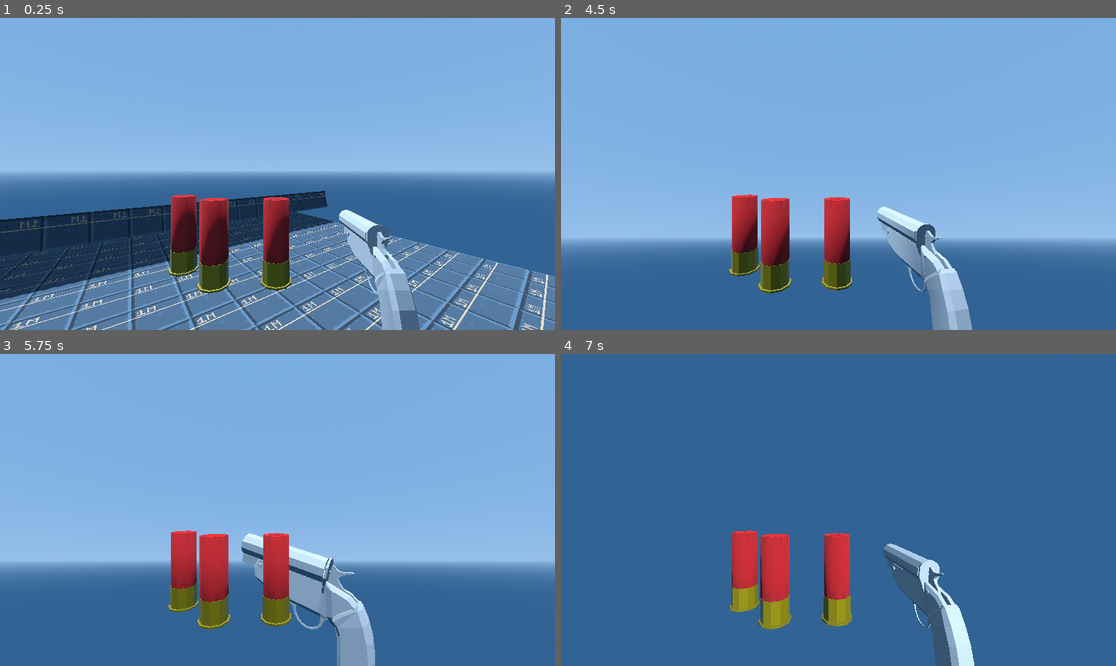
Above: before the commit, frames 1-4 (two rows, left to right).
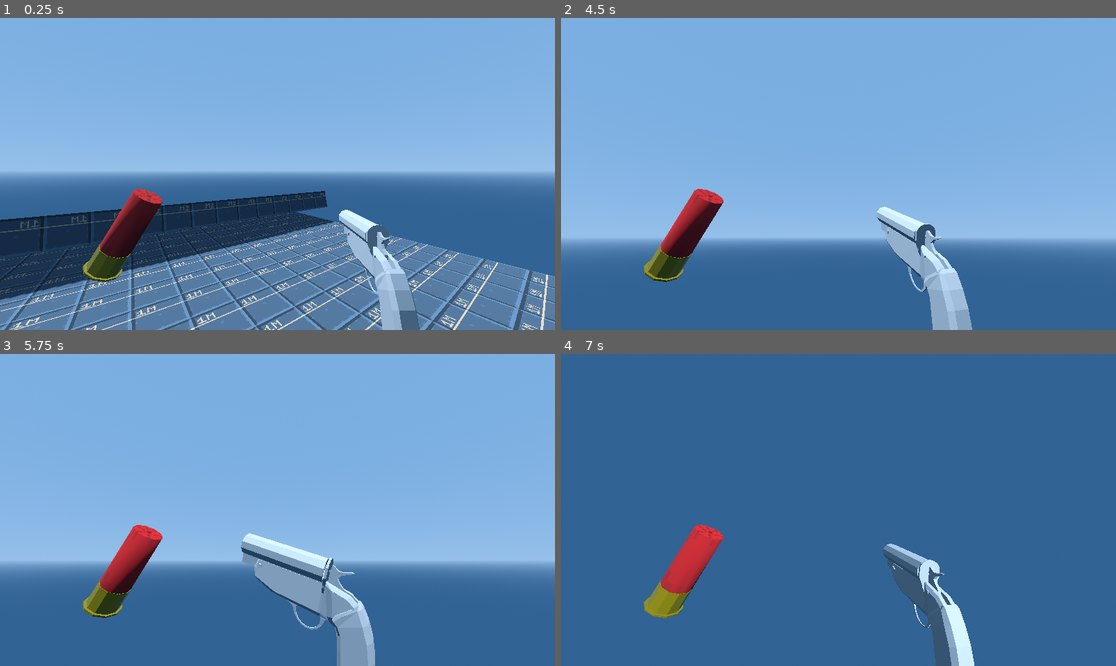
Above: after the commit, the same moments.

Repository: jashjhj/fp-shooter-game
Game: Godot game, scene res://maps/level_0.tscn
Same seed, same stepped clock (60 frames per second), same inputs: the game is played once before the commit and once after it.
Inputs (mouse positions are in pixels of both pictures, inside the frame that each line leads up to):
- Up to frame 1 (0.25 s): no input
- Up to frame 2 (4.5 s): tap Enter (ui_accept) at 0.5, 0.77, 1.52, 3.02, 3.77 s; move the mouse to (866, 174) at 0.52 s; hold W (move_forward) 0.53-1.28 s; hold Alt (inspect) 0.53-1.28 s; move the mouse to (727, 189) at 1.27 s; hold S (move_backward) 1.28-2.03 s; tap Alt (inspect) at 1.35, 2.3, 3.05, 3.8, 4.35 s; move the mouse to (849, 167) at 2.02 s; press the mouse at (849, 167) at 2.03 s; hold W (move_forward) from 2.03 s (still down); move the mouse to (832, 180) at 2.77 s; release the mouse at (832, 180) at 2.78 s; right-click (832, 180) at 2.85 s; move the mouse to (877, 177) at 3.52 s; hold Middle mouse button (look_during_inspect) 3.53-4.28 s; move the mouse to (794, 170) at 4.27 s
- Up to frame 3 (5.75 s): keep holding W (move_forward); tap Enter (ui_accept) at 4.52 s; move the mouse to (283, 510) at 5.02 s; hold Alt (inspect) from 5.03 s (still down)
- Up to frame 4 (7 s): move the mouse to (755, 432) at 5.77 s; release W (move_forward) at 5.78 s; release Alt (inspect) at 5.78 s; hold D (move_right) 5.78-6.53 s; click (755, 432) at 5.85 s; tap Enter (ui_accept) at 6.02, 6.77 s; tap Alt (inspect) at 6.05, 6.8 s; move the mouse to (866, 510) at 6.52 s; hold W (move_forward) from 6.53 s (still down); hold Right mouse button (interact_1) from 6.53 s (still down)

The runs differ from the first frame. In frame 1, 6.0% of the frame differs, in the area x 14-63%, y 54-89%; in frame 2, 6.9%, in the area x 14-70%, y 54-100%; in frame 3, 6.0%; in frame 4, 6.0%.

Commit message:
Added an insertable pouch to be used to get shells

Diff:
--- a/gameobjects/guns/instances/Flare_Gun/12ga_Shot.tscn
+++ b/gameobjects/guns/instances/Flare_Gun/12ga_Shot.tscn
@@ -56,7 +56,7 @@
 [node name="Model" type="Node3D" parent="."]
 
 [node name="MeshInstance3D" type="MeshInstance3D" parent="Model"]
-transform = Transform3D(1, 0, 0, 0, 1, 0, 0, 0, 1, 0, -0.028456, 0)
+transform = Transform3D(0.965926, 0, 0.258819, 0, 1, 0, -0.258819, 0, 0.965926, 0, -0.028456, 0)
 mesh = ExtResource("2_ibt1g")
 skeleton = NodePath("../..")
 surface_material_override/0 = SubResource("StandardMaterial3D_rcm1f")
--- a/gameobjects/guns/instances/Flare_Gun/Flare_Gun.tscn
+++ b/gameobjects/guns/instances/Flare_Gun/Flare_Gun.tscn
@@ -13,6 +13,7 @@
 [ext_resource type="PackedScene" uid="uid://biiynoqsxedi6" path="res://gameobjects/guns/instances/Flare_Gun/12ga_Shot.tscn" id="11_nq1xb"]
 [ext_resource type="Script" uid="uid://bra8dox2utiy" path="res://gameobjects/guns/parts/interactivity_code/action_nodes/toggle/Gun_Action_Insertable_Lock.gd" id="11_pfsts"]
 [ext_resource type="Script" uid="uid://yurqf46wbi6y" path="res://gameobjects/guns/parts/interactivity_code/action_nodes/toggle/Gun_Action_Chamber_is_pin_connected.gd" id="12_t570b"]
+[ext_resource type="Script" uid="uid://loortei0f5ym" path="res://gameobjects/guns/things/Insertable_Pouch.gd" id="13_f7qc2"]
 
 [sub_resource type="BoxShape3D" id="BoxShape3D_3caqd"]
 size = Vector3(0.00500488, 0.02, 0.0256873)
@@ -69,7 +70,7 @@
 skeleton = NodePath("../../..")
 
 [node name="Barrel" type="Node3D" parent="Model" node_paths=PackedStringArray("VISUAL_HAMMER", "TOGGLE_ACTIONS", "BEGIN_INTERACT_COLLIDER")]
-transform = Transform3D(1, 0, 0, 0, 1, 0, 0, 0, 1, 0, 0.0486204, -0.107582)
+transform = Transform3D(1, 0, 0, 0, 1, 0, 0, 0, 1, 0, 0.0486204, -0.107782)
 script = ExtResource("7_pfsts")
 VISUAL_HAMMER = NodePath("Moving_Parts")
 MIN_ANGLE = -0.523599
@@ -96,10 +97,10 @@
 shape = SubResource("BoxShape3D_h5mg1")
 
 [node name="Chamber" type="Node3D" parent="Model/Barrel/Moving_Parts" node_paths=PackedStringArray("FIRE_TRIGGER", "INSERTION_ENTRY_AREA", "IMPOSED_LIMITS_ROTATEABLES")]
-transform = Transform3D(1, -0.000632217, -0.000703904, 0.000631433, 0.999999, -0.00114288, 0.000704608, 0.00114245, 0.999999, 0, 0.0165175, 0.0667646)
+transform = Transform3D(1, -0.000632217, -0.000703904, 0.000631433, 0.999999, -0.00114288, 0.000704608, 0.00114245, 0.999999, 0, 0.0171388, 0.0667646)
 script = ExtResource("10_t570b")
 FIRE_TRIGGER = NodePath("Hammer_Hit")
-INSERTION_LENGTH = 0.057
+INSERTION_LENGTH = 0.0572
 INSERTION_ENTRY_AREA = NodePath("InsertionArea")
 IMPOSED_LIMITS_ROTATEABLES = [NodePath("../../Gun_Action_Rotateable_Impose_Limit")]
 WHEN_WITHIN_LIMITS = Array[Vector2]([Vector2(0, 0.056)])
@@ -135,11 +136,10 @@
 [node name="Inspect_Pos" type="Node3D" parent="."]
 transform = Transform3D(0.433042, 0.206576, 0.877382, -0.040178, 0.97684, -0.210162, -0.900477, 0.0557577, 0.431313, -0.0314448, 0, -0.0100336)
 
-[node name="12Ga_Shot" parent="." instance=ExtResource("11_nq1xb")]
-transform = Transform3D(1, 0, 0, 0, 1, 0, 0, 0, 1, -0.10016, 0.110841, 0.0211464)
+[node name="Player_Insertable_Pouch" type="Node3D" parent="." node_paths=PackedStringArray("INSERTABLE")]
+transform = Transform3D(0.849092, 0.528246, 0, -0.528246, 0.849092, 0, 0, 0, 1, -0.184091, 0.113364, 0.027466)
+script = ExtResource("13_f7qc2")
+INSERTABLE = NodePath("12Ga_Shot")
+metadata/_custom_type_script = "uid://loortei0f5ym"
 
-[node name="12Ga_Shot2" parent="." instance=ExtResource("11_nq1xb")]
-transform = Transform3D(1, 0, 0, 0, 1, 0, 0, 0, 1, -0.141818, 0.110841, 0.024367)
-
-[node name="12Ga_Shot3" parent="." instance=ExtResource("11_nq1xb")]
-transform = Transform3D(1, 0, 0, 0, 1, 0, 0, 0, 1, -0.172097, 0.110841, 0.00308693)
+[node name="12Ga_Shot" parent="Player_Insertable_Pouch" instance=ExtResource("11_nq1xb")]
--- a/gameobjects/guns/parts/interactivity_code/bases/Gun_Part_Interactive.gd
+++ b/gameobjects/guns/parts/interactivity_code/bases/Gun_Part_Interactive.gd
@@ -8,6 +8,9 @@
 
 const BEGIN_INTERACT_COLLISION_LAYER := 65536 # 2^16
 const PLANE_COLLISION_LAYER := 131072 # 2^17
+
+##Set once been focused.
+var has_been_focused = false;
 
 #Can be clicked on
 var is_interactive:bool = false:
@@ -36,6 +39,9 @@
 
 func _ready():
 	init();
+	if(get_parent() is Gun):
+		if(get_parent().is_inspecting):
+			is_interactive = true;
 
 
 func init(): # load the tools required.
@@ -74,7 +80,7 @@
 func _enable_focus():
 	if(is_focused): return # If already focused, cancel
 	if(!is_focusable): return
-
+	has_been_focused = true;
 	is_focused = true;
 	enable_plane_collider()
 	#Do not call scripts that may interfere with further rays in the same moment - e.g. Reparenting, or changing the area collider
--- /dev/null
+++ b/gameobjects/guns/things/Insertable_Pouch.gd
@@ -0,0 +1,55 @@
+class_name Player_Insertable_Pouch extends Node3D
+
+@export var INSERTABLE:Gun_Insertable;
+@export var MAX_EXISTING:int = 2;
+
+
+var current_instances:int = 0;
+var instances:Array[Gun_Insertable];
+
+func _ready() -> void:
+	INSERTABLE.process_mode = Node.PROCESS_MODE_DISABLED
+	INSERTABLE.visible = false;
+
+func _process(delta: float) -> void:
+	#Logic to decide if to summon a new instance
+	for i in range(0, MAX_EXISTING):
+		if(len(instances) > i):
+			if(instances[i] == null):
+				instances.pop_at(i)
+				current_instances -= 1
+			if(i == current_instances-1):
+				if instances[i].has_been_focused == true and current_instances < MAX_EXISTING:
+					summon_new_after_delay(0.3)
+
+	if(current_instances == 0):
+		summon_new()
+
+
+
+func summon_new() -> void:
+	summoning_in_progress = false;
+
+	var new_instance = INSERTABLE.duplicate() as Gun_Insertable;
+	new_instance.visible = true;
+	new_instance.process_mode = Node.PROCESS_MODE_INHERIT
+	get_parent().add_child(new_instance)
+
+	new_instance.global_position = global_position
+	new_instance.MODEL.global_basis = global_basis
+
+	instances.push_back(new_instance)
+
+	current_instances += 1
+
+var summoning_in_progress:bool = false;
+func summon_new_after_delay(time:float = 0.5, forced:bool = false):
+	if(!forced and summoning_in_progress):
+		return
+	var timer = Timer.new()
+	timer.timeout.connect(timer.queue_free)
+	timer.timeout.connect(self.summon_new)
+	timer.wait_time = time
+	add_child(timer)
+	timer.start()
+	summoning_in_progress = true;
Not shown, added: export_presets.cfg
Not shown: 1 places in gameobjects/guns/instances/Flare_Gun/Flare_Gun.tscn that only renumber resources
Not shown, added: gameobjects/guns/things/Insertable_Pouch.gd.uid
